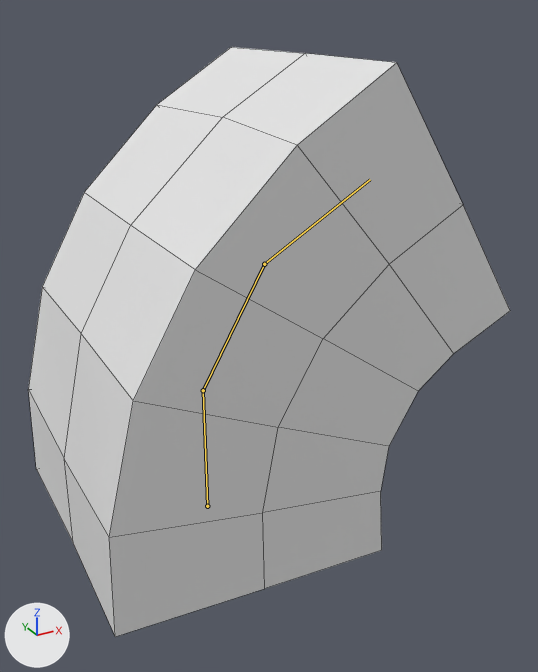
One commit to the Blender file examples/bendy.blend: the scene before it, then after it.
Both versions are drawn from a 50 mm camera at (-1.86, -4.36, 3.49) aimed at (0.45, -0.16, 1.39). The lights are fixed; the arrows at lower left show +X, +Y and +Z. Both versions are drawn at frame 30 of the action 'Action'; the numbers are the values there. The bones that bend it are drawn over the model as lines. Mesh edges are drawn as thin lines.
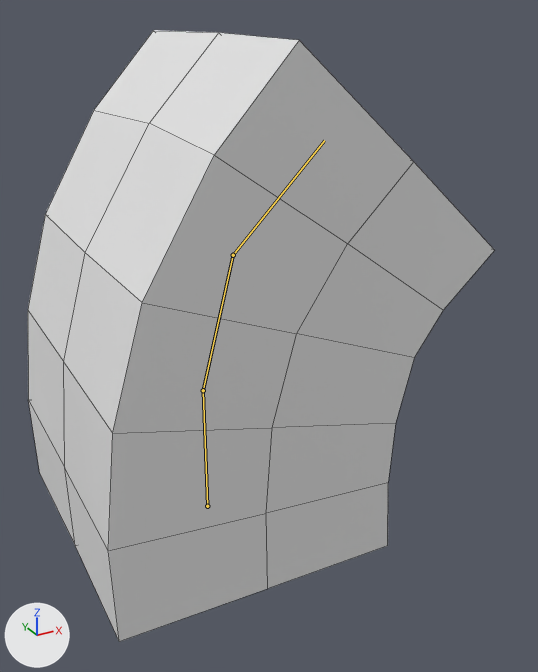
Boxes (x1, y1, x2, y2) around the edits, measured in the pictures (538 x 672 px):
'Cube', posed: before (28, 47, 510, 637); after (28, 30, 495, 642)
bone 'Mid', root to tip: before (203, 390) to (264, 264); after (203, 390) to (233, 255)

The change, as a diff of the scene's bpy script:
```diff
--- a/examples/bendy.blend.py
+++ b/examples/bendy.blend.py
@@ bone_mid @@
 bone_mid = bpy.data.objects['Armature'].pose.bones['Mid']  # child of 'Root'
-bone_mid.rotation_quaternion = (0.966, 0.0, 0.0, -0.259)  # degrees (0, 0, -30)
+bone_mid.rotation_quaternion = (0.991, 0.0, 0.0, -0.131)  # degrees (0, 0, -15)
```
